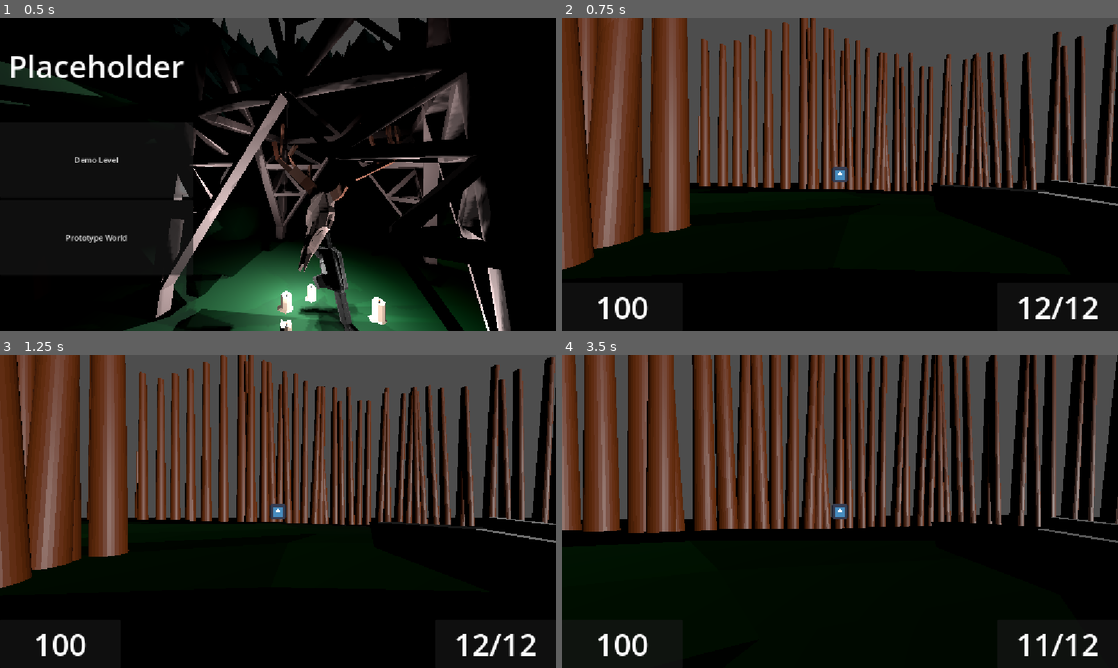
Above: before the commit, frames 1-4 (two rows, left to right).
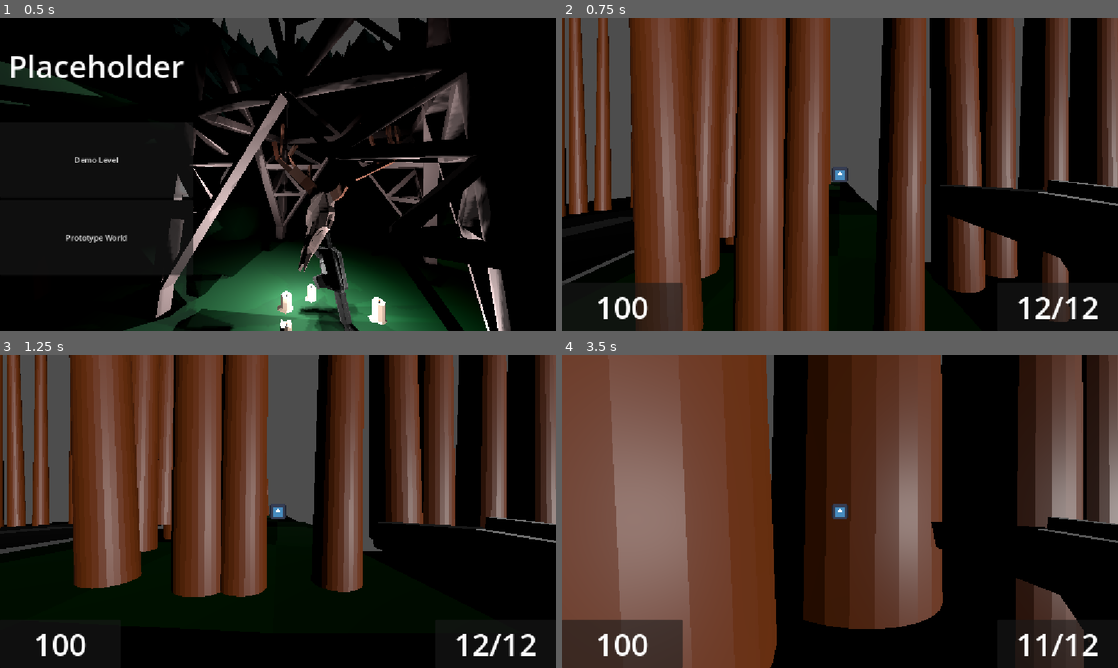
Above: after the commit, the same moments.

Repository: flowerFawn/unnamed-narrative-fps
Game: Godot game, scene res://ui/main menu/main menu.tscn
Two runs of this game, one before a commit and one after it. Both use one fixed random seed, a clock stepped at 60 frames per second and the inputs below. The engine's default icon, where the game draws it, is replaced by a stand-in: a white triangle on a blue panel in a dark square.
Inputs (mouse positions are in pixels of both pictures, inside the frame that each line leads up to):
- Up to frame 1 (0.5 s): no input
- Up to frame 2 (0.75 s): click "Demo Level" at 0.5 s
- Up to frame 3 (1.25 s): no input
- Up to frame 4 (3.5 s): move the mouse to (867, 511) at 1.27 s; hold Ctrl (Crouch) 1.28-2.03 s; hold W (Move Forward) from 1.28 s (still down); tap Space (Jump) at 1.52, 2.27 s; move the mouse to (812, 511) at 2.02 s; click (812, 511) at 2.1 s; move the mouse to (851, 505) at 2.77 s; hold Shift (Sprint) from 2.78 s (still down)

Frame 1 is identical in both runs. In frame 2, 64% of the frame differs, in the area x 0-100%, y 0-100%; in frame 3, 52%; in frame 4, 69%.

Commit message:
adjusted enemy/weapon values and demo level

Diff:
--- a/demo level/demo_level.tscn
+++ b/demo level/demo_level.tscn
@@ -12,7 +12,7 @@
 [ext_resource type="Resource" uid="uid://bnbs1elca1i8s" path="res://enemies/enemy types/cultists/Sniper Cultist.tres" id="8_myhgk"]
 [ext_resource type="PackedScene" uid="uid://db3y50260c1kv" path="res://demo level/objects/tent.glb" id="9_d570x"]
 [ext_resource type="Resource" uid="uid://ciftrhhtl13wu" path="res://enemies/enemy types/organisation/Pistol Soldier.tres" id="9_lda27"]
-[ext_resource type="Resource" uid="uid://ddhwr3wr2u3h1" path="res://enemies/enemy types/organisation/Rifle Soldier.tres" id="10_w4gws"]
+[ext_resource type="Resource" uid="uid://bvh0l5vhw0f4o" path="res://enemies/enemy types/organisation/Rifle Cover-fire Soldier.tres" id="10_lda27"]
 [ext_resource type="PackedScene" uid="uid://c4skvin55c0d4" path="res://demo level/objects/tree.glb" id="11_wb1tu"]
 [ext_resource type="PackedScene" uid="uid://cgt2x7yc3nuw7" path="res://demo level/objects/watchtower.glb" id="12_a5u3l"]
 [ext_resource type="PackedScene" uid="uid://cf6lp112nnlgs" path="res://demo level/objects/military barrier.glb" id="14_xmiig"]
@@ -178,7 +178,13 @@
 metadata/_custom_type_script = "uid://cybksx0q1t5jg"
 
 [node name="StrategyPoint5" type="Marker3D" parent="StrategyPointGroup3" unique_id=1937951991]
-transform = Transform3D(1, 0, 0, 0, 1, 0, 0, 0, 1, -1.2849197, -4.03125, -15.11779)
+transform = Transform3D(1, 0, 0, 0, 1, 0, 0, 0, 1, -1.8617973, -4.03125, -12.588402)
+script = ExtResource("3_kahmw")
+type = 2
+metadata/_custom_type_script = "uid://cybksx0q1t5jg"
+
+[node name="StrategyPoint12" type="Marker3D" parent="StrategyPointGroup3" unique_id=1907095191]
+transform = Transform3D(1, 0, 0, 0, 1, 0, 0, 0, 1, -0.4861679, -4.03125, -15.583725)
 script = ExtResource("3_kahmw")
 type = 2
 metadata/_custom_type_script = "uid://cybksx0q1t5jg"
@@ -214,7 +220,7 @@
 metadata/_custom_type_script = "uid://cybksx0q1t5jg"
 
 [node name="Player" parent="." unique_id=202432036 instance=ExtResource("5_d570x")]
-transform = Transform3D(1, 0, 0, 0, 1, 0, 0, 0, 1, 148.28516, 1.5735426, 68.690735)
+transform = Transform3D(1, 0, 0, 0, 1, 0, 0, 0, 1, -25.84671, 3.1719313, 27.980133)
 
 [node name="EnemyGroup1" type="Node3D" parent="." unique_id=238687854]
 transform = Transform3D(1, 0, 0, 0, 1, 0, 0, 0, 1, 85.78954, -1.6020508, 49.407124)
@@ -261,15 +267,9 @@
 strategy_points = NodePath("../../StrategyPointGroup3")
 level = NodePath("../..")
 
-[node name="Enemy2" parent="EnemyGroup3" unique_id=1960230101 node_paths=PackedStringArray("strategy_points", "level") instance=ExtResource("3_nxb1t")]
-transform = Transform3D(1, 0, 0, 0, 1, 0, 0, 0, 1, -7.304367, -2.0164733, 3.5620823)
-enemy_type = ExtResource("9_lda27")
-strategy_points = NodePath("../../StrategyPointGroup3")
-level = NodePath("../..")
-
 [node name="Enemy3" parent="EnemyGroup3" unique_id=745625946 node_paths=PackedStringArray("strategy_points", "level") instance=ExtResource("3_nxb1t")]
-transform = Transform3D(1, 0, 0, 0, 1, 0, 0, 0, 1, -4.530308, -1.7194893, 1.8163185)
-enemy_type = ExtResource("10_w4gws")
+transform = Transform3D(1, 0, 0, 0, 1, 0, 0, 0, 1, -3.3569908, -1.7194893, -5.949909)
+enemy_type = ExtResource("10_lda27")
 strategy_points = NodePath("../../StrategyPointGroup3")
 level = NodePath("../..")
 
--- /dev/null
+++ b/enemies/enemy types/organisation/Rifle Cover-fire Soldier.tres
@@ -0,0 +1,16 @@
+[gd_resource type="Resource" script_class="EnemyType" format=3 uid="uid://bvh0l5vhw0f4o"]
+
+[ext_resource type="Script" uid="uid://d2rqnjgk20ffv" path="res://enemies/enemy_type.gd" id="1_v45va"]
+[ext_resource type="Resource" uid="uid://d1a18glwpd3sp" path="res://weapons/resources/Auto Rifle.tres" id="2_grm0a"]
+
+[resource]
+script = ExtResource("1_v45va")
+max_hp = 50
+speed = 1.6
+time_to_notice = 1.0
+player_location_update_rate = 0.1
+weapon_type = ExtResource("2_grm0a")
+strategy_use = 3
+retreat_hp = 10.0
+sight_distance = 35.0
+metadata/_custom_type_script = "uid://d2rqnjgk20ffv"
--- a/enemies/enemy.tscn
+++ b/enemies/enemy.tscn
@@ -52,6 +52,7 @@
 
 [node name="Label3D" type="Label3D" parent="." unique_id=2023954163]
 transform = Transform3D(1, 0, 0, 0, 1, 0, 0, 0, 1, 0, 1.1883502, 0)
+visible = false
 billboard = 1
 
 [node name="PathfindingUpdateTimer" type="Timer" parent="." unique_id=1216328307]
--- a/weapons/resources/Auto Rifle.tres
+++ b/weapons/resources/Auto Rifle.tres
@@ -9,7 +9,7 @@
 name = "Auto Rifle"
 damage = 5
 cooldown = 0.2
-range = 30.0
+range = 25.0
 mag_size = 24
 reload_time = 6.0
 auto_mode = 2
Not shown, changed: weapons/models/carbine.blend
Not shown, changed: weapons/models/carbine.blend1
